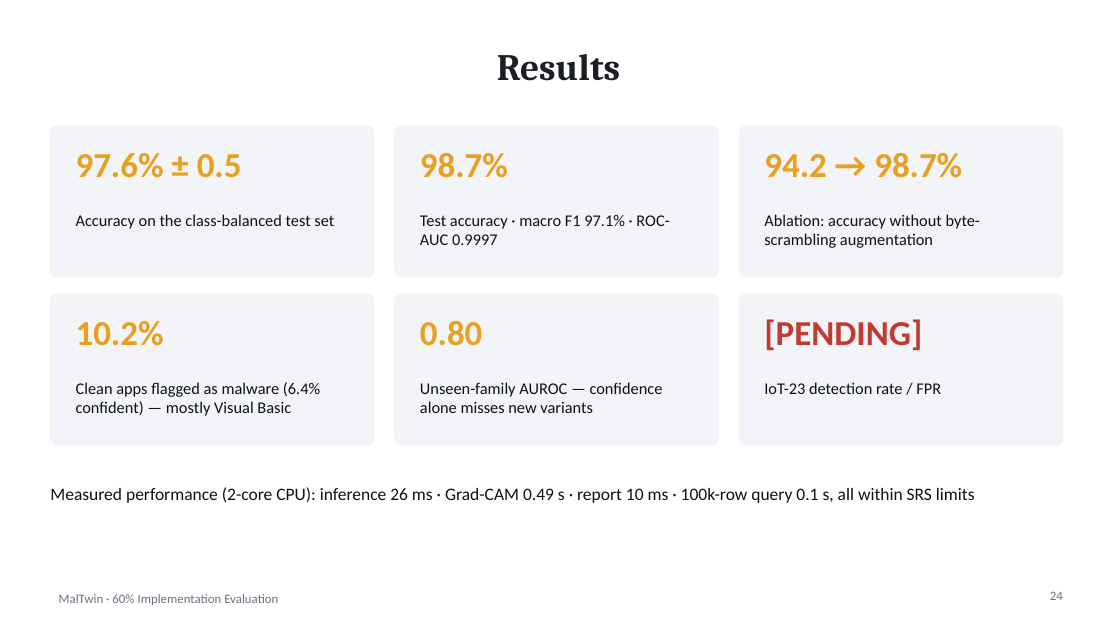
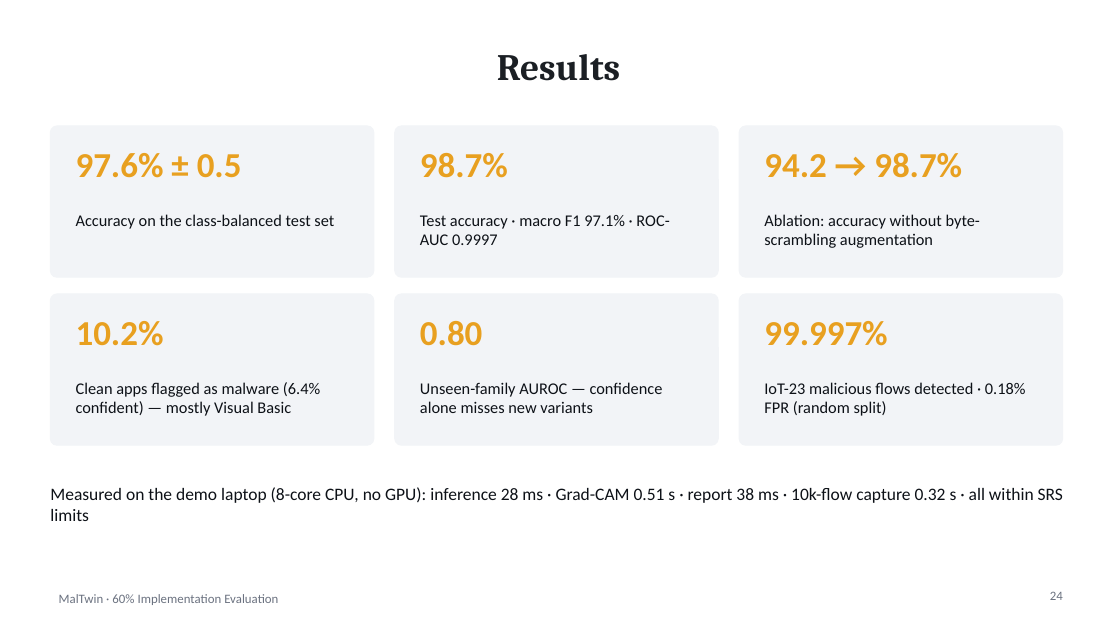
Before and after one commit to imanfatimadocx/MalTwin, a slide deck: slide 24 of docs/MalTwin_60pct_Evaluation.pptx. Drawn at 1120x630 pixels with LibreOffice and Linux fonts; fonts in the diff are those of the drawing. Boxes give left, top, right and bottom in pixels: in the first picture for what was removed or moved away, otherwise in the second. Text is boxed around its words. In the diff, an @@ line names an element or a change of style, - is before the commit and + after.

```diff
--- a/docs/MalTwin_60pct_Evaluation.pptx
+++ b/docs/MalTwin_60pct_Evaluation.pptx
@@ text at (764, 321, 887, 346): text changed; text colour #C23B33 to #E8A020 @@
-[PENDING]
+99.997%
@@ text at (764, 382, 1026, 416): text changed @@
-IoT-23 detection rate / FPR
+IoT-23 malicious flows detected · 0.18% FPR (random split)
@@ text at (50, 487, 1063, 521): text changed @@
-Measured performance (2-core CPU): inference 26 ms · Grad-CAM 0.49 s · report 10 ms · 100k-row query 0.1 s, all within SRS limits
+Measured on the demo laptop (8-core CPU, no GPU): inference 28 ms · Grad-CAM 0.51 s · report 38 ms · 10k-flow capture 0.32 s · all within SRS limits
```
Also in this commit, not shown: 4 other slides changed, 1 slide added, 12 other files.
